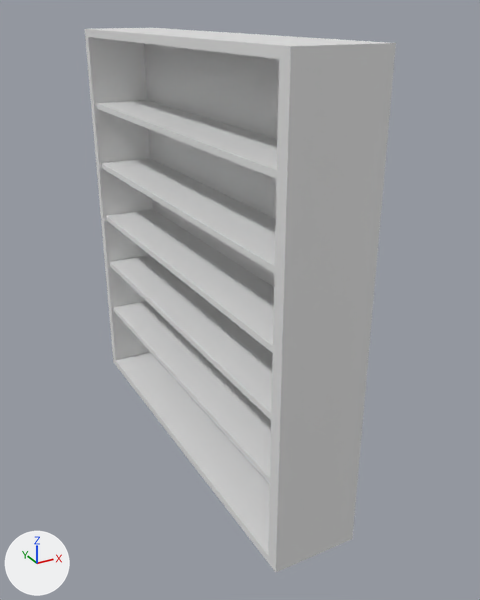
An edit to the FBX model FBX/Bücherregal.fbx, drawn before and after from the same camera.
Before and after are seen from a 50 mm camera at (-1.36, -4.01, 2.74) aimed at (0.51, -0.61, 1.05). Lighting does not change. The marker at lower left points along +X, +Y and +Z. Where no turn or scale is listed for an object, it has been applied to the vertices.

The older version as bpy lines, for what is in view:
```python
me_cube_004 = bpy.data.meshes.new('Cube.004')
me_cube_004.from_pydata(...)  # 36 vertices, 34 faces; spans x 0.81..1.32, y -1.32..1.32, z -1.32..1.32
me_plane_001 = bpy.data.meshes.new('Plane.001')
me_plane_001.from_pydata(...)  # a box spanning x -0.12..0.26, y -2.26..0.26, z -0.04..0.0
me_plane_002 = bpy.data.meshes.new('Plane.002')
me_plane_002.from_pydata(...)  # a box spanning x -0.12..0.26, y -2.26..0.26, z -0.04..0.0
me_plane_003 = bpy.data.meshes.new('Plane.003')
me_plane_003.from_pydata(...)  # a box spanning x -0.12..0.26, y -2.26..0.26, z -0.04..0.0
me_plane_004 = bpy.data.meshes.new('Plane.004')
me_plane_004.from_pydata(...)  # a box spanning x -0.12..0.26, y -2.26..0.26, z -0.04..0.0
ob_cube = bpy.data.objects.new('Cube', me_cube_004)
ob_cube.location = (-0.704, -0.412, 1.287)
ob_plane_001 = bpy.data.objects.new('Plane.001', me_plane_001)
ob_plane_001.location = (0.247, 0.593, 0.501)
ob_plane_002 = bpy.data.objects.new('Plane.002', me_plane_002)
ob_plane_002.location = (0.247, 0.593, 1.277)
ob_plane_003 = bpy.data.objects.new('Plane.003', me_plane_003)
ob_plane_003.location = (0.247, 0.593, 1.682)
ob_plane_004 = bpy.data.objects.new('Plane.004', me_plane_004)
ob_plane_004.location = (0.247, 0.593, 2.114)
# also in view: 'Plane' at (0.32, -0.41, 0.88)
```
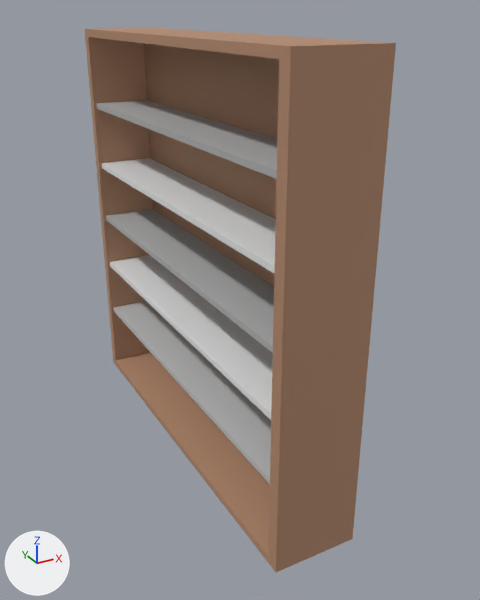
The edits, one by one:
Material 'Material.003' (mat_material_003) is new.
Its base color is (0.429, 0.429, 0.429) (grey #afafaf).
Its roughness is 0.69.
Material 'Material.002' (mat_material_002) is new.
Its base color is (0.429, 0.429, 0.429) (grey #afafaf).
Its roughness is 0.69.
Material 'Material.001' (mat_material_001) is new.
Its base color is (0.458, 0.252, 0.154) (brown #b4896d).
Its roughness is 0.69.
Material 'Material.004' (mat_material_004) is new.
Its base color is (0.507, 0.507, 0.507) (grey #bdbdbd).
Its roughness is 0.69.
me_cube_004 has 36 vertices, 34 faces and spans x 0.81..1.32, y -1.32..1.32, z -1.32..1.32.
me_cube_004 now uses material mat_material_001 (brown #b4896d).
me_plane_001 has 8 vertices, 6 faces and spans x -0.12..0.26, y -2.26..0.26, z -0.04..0.0.
me_plane_001 now uses material mat_material_004 (grey #bdbdbd).
me_plane_002 has 8 vertices, 6 faces and spans x -0.12..0.26, y -2.26..0.26, z -0.04..0.0.
me_plane_002 now uses material mat_material_002 (grey #afafaf).
me_plane_004 has 8 vertices, 6 faces and spans x -0.12..0.26, y -2.26..0.26, z -0.04..0.0.
me_plane_004 now uses material mat_material_003 (grey #afafaf).

What differs and where, as boxes [x1, y1, x2, y2] in the pictures (480 x 600 px):
'Cube', recoloured (grey to brown)
    both: [85, 28, 396, 572]
'Plane.002', recoloured
    both: [106, 209, 274, 353]
'Plane.001', recoloured
    both: [114, 301, 271, 484]
'Plane.004', recoloured
    both: [96, 100, 277, 179]
